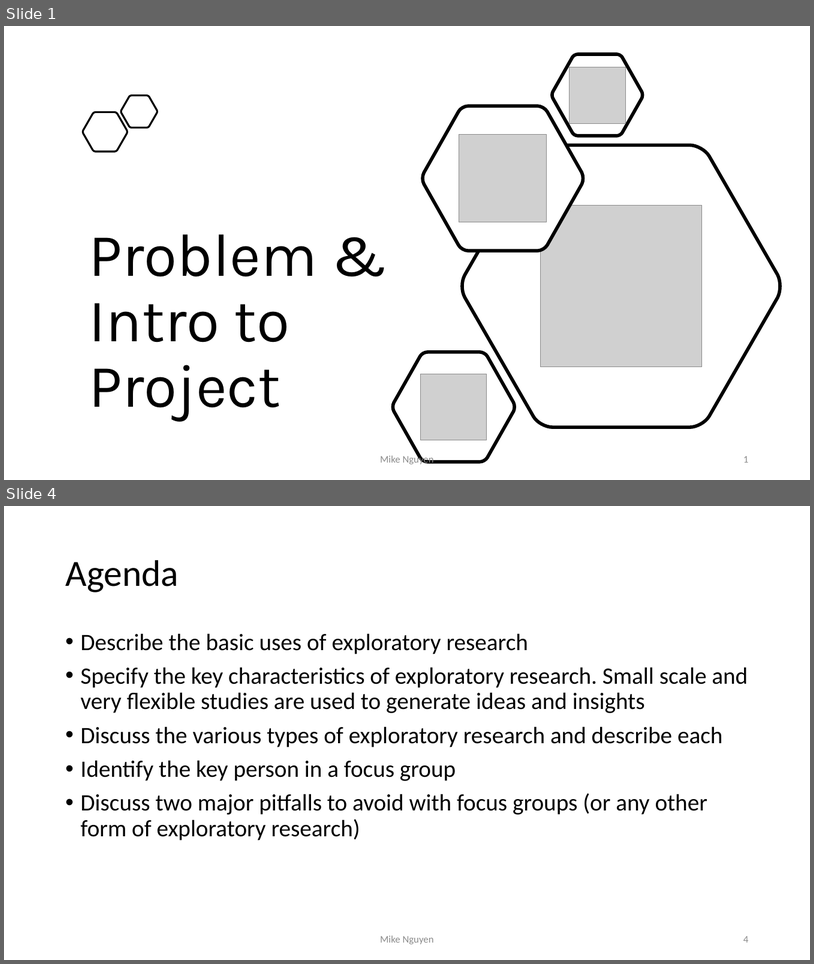
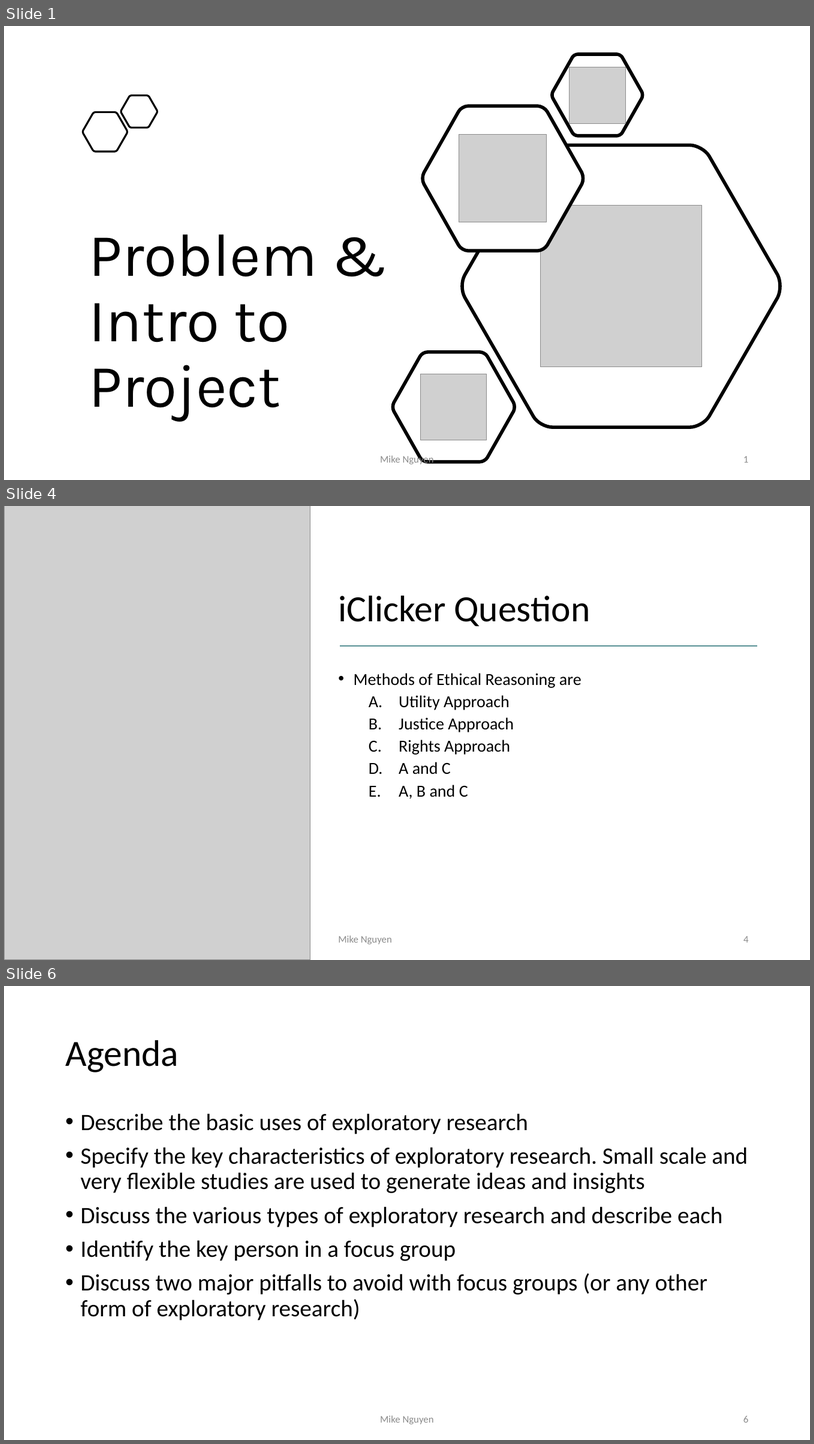
Before and after one commit to mikenguyen13/mar4050, a slide deck: lectures/2/1_Problem & Intro to Project.pptx. Shown one above the other, each under a label of ours: slides 1 and 4 before the commit, slides 1, 4 and 6 after it; the slides between them are not shown. The pictures are 814x964 and 814x1444 pixels, drawn with LibreOffice and Linux fonts; fonts in the diff are those of the drawing; grey boxes stand for pictures. Boxes give left, top, right and bottom in pixels: in the first picture for what was removed or moved away, otherwise in the second. Text is boxed around its words. In the diff, an @@ line names an element or a change of style, - is before the commit and + after.

```diff
--- a/lectures/2/1_Problem & Intro to Project.pptx
+++ b/lectures/2/1_Problem & Intro to Project.pptx
@@ slide 4 added at <box>4,506,810,960</box>, background #FFFFFF @@
@@ picture added at <box>4,506,311,960</box> @@
@@ title added at <box>338,595,591,626</box>, 44 pt, text #000000 @@
+iClicker Question
@@ line added from (341, 646) to (758, 646), #589195 1.5 pt @@
@@ text added at <box>354,673,582,799</box>, 20 pt, text #000000 @@
+• Methods of Ethical Reasoning are
+  A. Utility Approach
+  B. Justice Approach
+  C. Rights Approach
+  D. A and C
+  E. A, B and C
@@ text added at <box>338,935,392,944</box>, 12 pt, text #8C8C8C @@
+Mike Nguyen
@@ page number added at <box>744,936,749,942</box>, 12 pt, text #8C8C8C @@
+4
@@ what was slide 4 is now slide 6 @@
@@ page number at <box>744,1416,749,1422</box>: text changed @@
-4
+6
```
Also in this commit, not shown: 1 slide changed, 4 other slides added, 8 other files.
